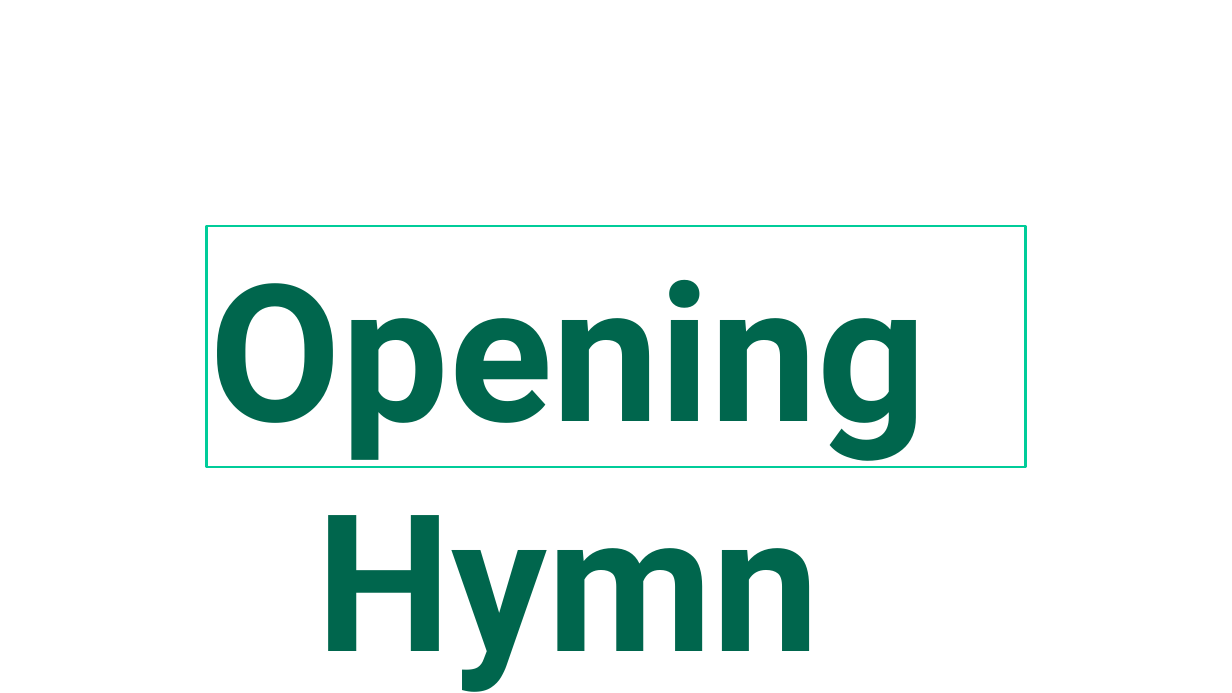
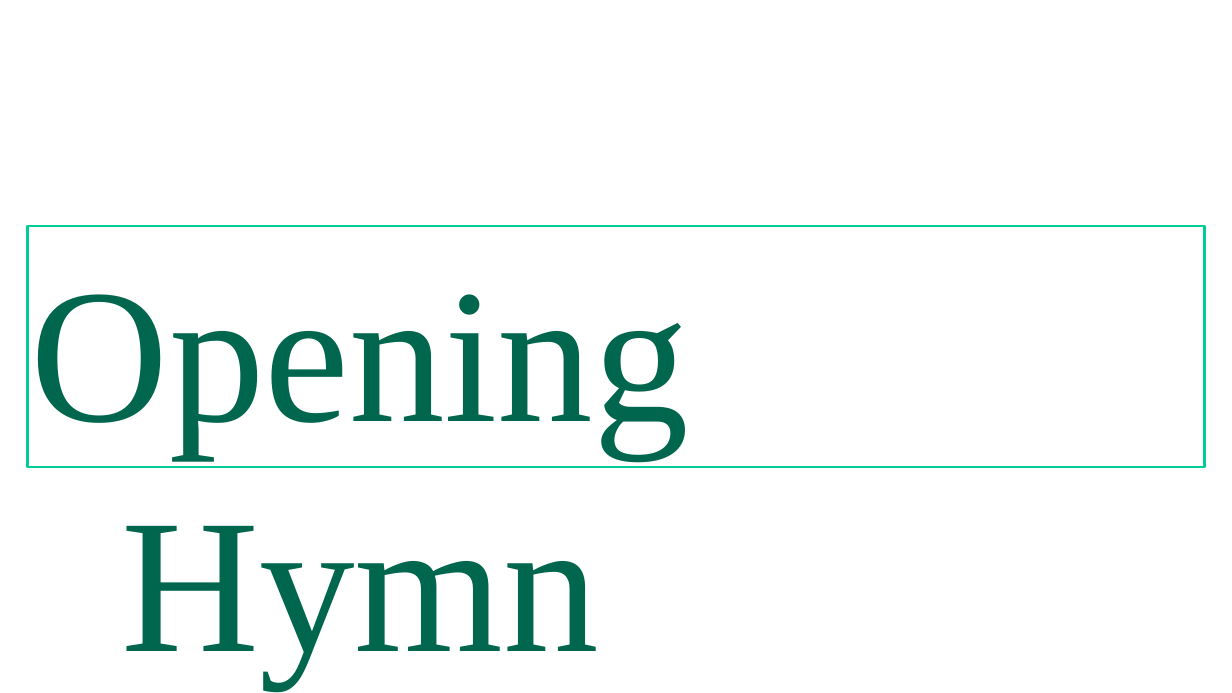
Before and after one commit to gijocode/Church_PPT_Utility, a slide deck: slide 2 of templates/english_service_template.pptx. Drawn at 1232x693 pixels with LibreOffice and Linux fonts; fonts in the diff are those of the drawing. Boxes give left, top, right and bottom in pixels: in the first picture for what was removed or moved away, otherwise in the second. Text is boxed around its words. In the diff, an @@ line names an element or a change of style, - is before the commit and + after.

```diff
--- a/templates/english_service_template.pptx
+++ b/templates/english_service_template.pptx
@@ rectangle "Opening Hymn": place and size @@
-rectangle "Opening Hymn" at [206,226,1026,468]
+rectangle "Opening Hymn" at [28,226,1205,468]
@@ rectangle "Opening Hymn" at [28,226,1205,468]: font Roboto to Times New Roman, bold off @@
```
Also in this commit, not shown: 13 other slides changed, 1 other file.
